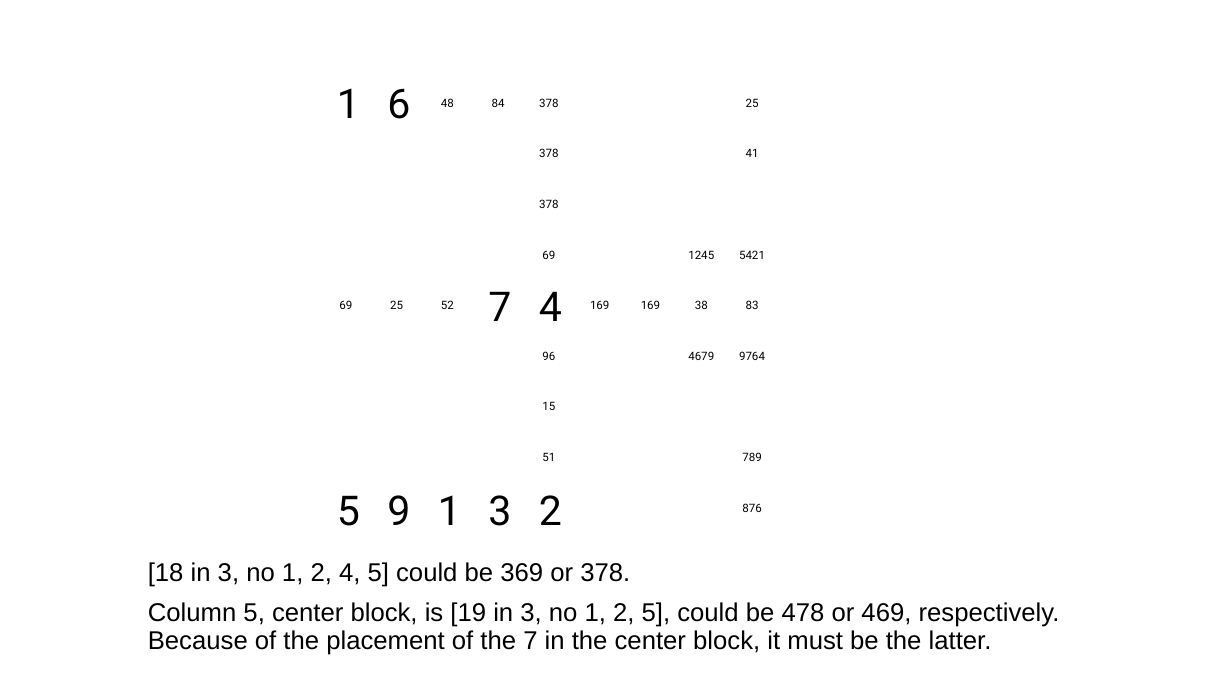
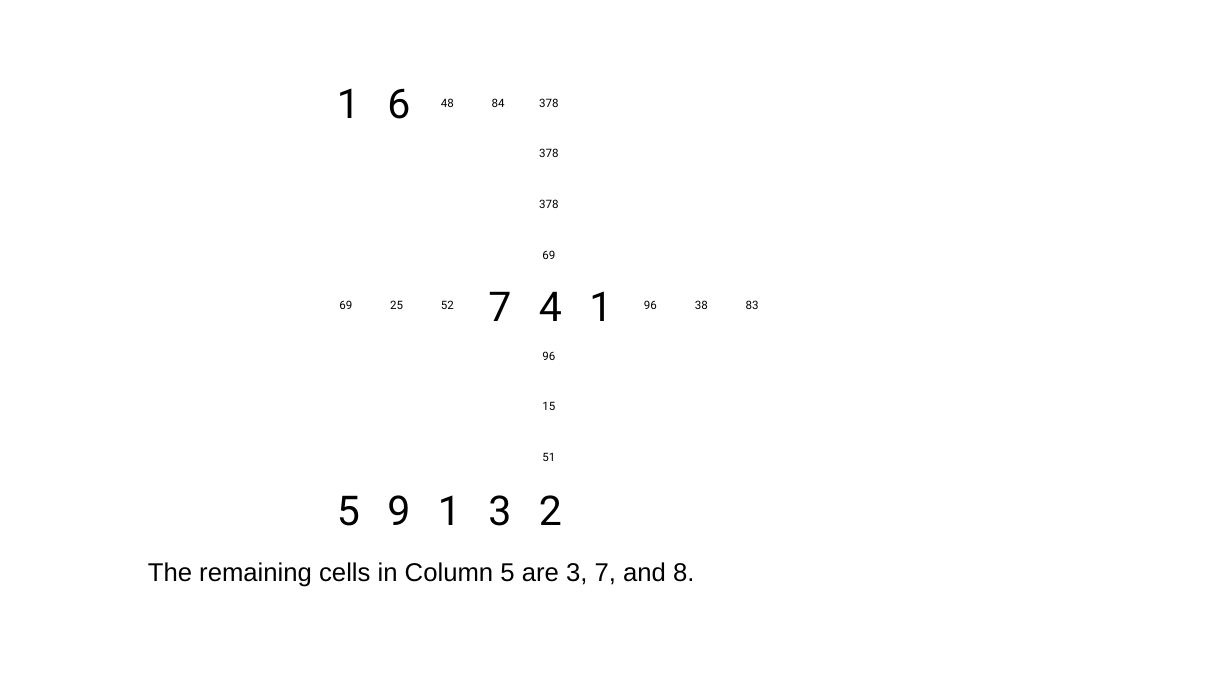
Before and after one commit to jhardis/WSJ_Number_Puzzles, a slide deck: slide 13 of 20269704_1.pptx (slide 17 before the commit). Drawn at 1232x693 pixels with LibreOffice and Linux fonts; fonts in the diff are those of the drawing; background and template pictures are left out. Boxes give left, top, right and bottom in pixels: in the first picture for what was removed or moved away, otherwise in the second. Text is boxed around its words. In the diff, an @@ line names an element or a change of style, - is before the commit and + after.

```diff
--- a/20269704_1.pptx
+++ b/20269704_1.pptx
@@ text removed at <box>746,98,759,107</box> @@
-25
@@ text removed at <box>746,149,759,157</box> @@
-41
@@ text removed at <box>688,250,714,259</box> @@
-1245
@@ text removed at <box>739,250,765,259</box> @@
-5421
@@ text added at <box>589,291,612,321</box>, 32 pt, text #000000 @@
+1
@@ text removed at <box>590,300,609,309</box> @@
-169
@@ text at <box>644,300,657,309</box>: text changed @@
-169
+96
@@ text removed at <box>688,351,714,360</box> @@
-4679
@@ text removed at <box>739,351,765,360</box> @@
-9764
@@ text removed at <box>742,452,761,461</box> @@
-789
@@ text removed at <box>742,503,761,512</box> @@
-876
@@ text at <box>148,562,694,587</box>: text changed @@
-[18 in 3, no 1, 2, 4, 5] could be 369 or 378.
-Column 5, center block, is [19 in 3, no 1, 2, 5], could be 478 or 469, respectively. Because of the placement of the 7 in the center block, it must be the latter.
+The remaining cells in Column 5 are 3, 7, and 8.
```
Also in this commit, not shown: 30 other slides changed, 15 slides added, 24 slides removed.
